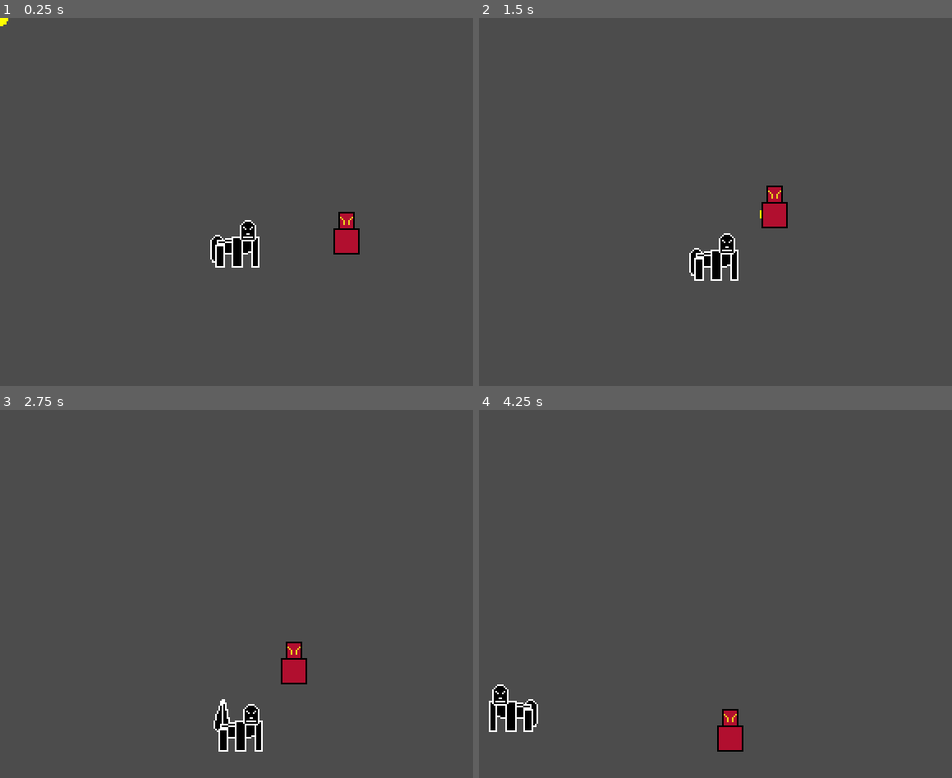
Above: before the commit, frames 1-4 (two rows, left to right).
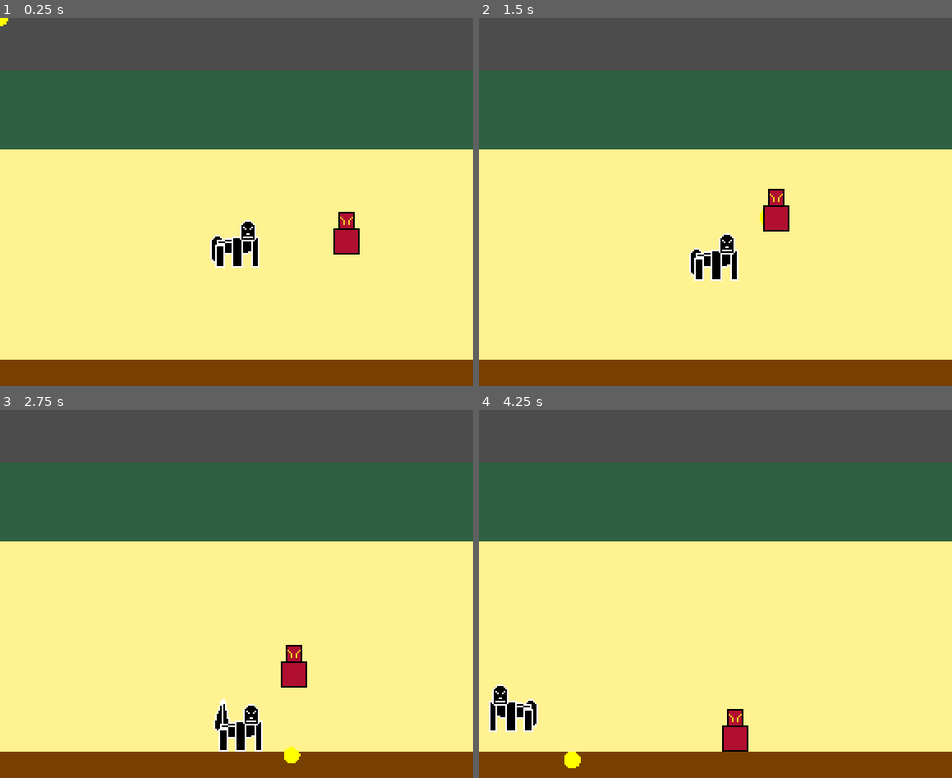
Above: after the commit, the same moments.

Repository: Galbenshire/Skongk---The-Skunk-Ape
Game: Godot game, scene res://game/Game.tscn
Two runs of this game, one before a commit and one after it. Both use one fixed random seed, a clock stepped at 60 frames per second and the inputs below. Before the commit the project has no main scene; this scene is started directly in both runs.
Inputs:
- Up to frame 1 (0.25 s): no input
- Up to frame 2 (1.5 s): tap Enter at 0.5 s; hold D (ui_right) 0.53-1.28 s; hold Q (skongk_punch) 0.53-1.28 s; tap Space at 1.25 s; hold S (ui_down) from 1.28 s (still down); tap Shift (skongk_run) at 1.35 s
- Up to frame 3 (2.75 s): release S (ui_down) at 2.03 s; hold D (ui_right) from 2.03 s (still down); hold E (skongk_skunk_move) from 2.03 s (still down)
- Up to frame 4 (4.25 s): release D (ui_right) at 2.78 s; release E (skongk_skunk_move) at 2.78 s; hold W (ui_up) 2.78-3.53 s; tap Q (skongk_punch) at 2.85 s; hold A (ui_left) from 3.53 s (still down); hold Shift (skongk_run) from 3.53 s (still down)

The runs differ from the first frame. In frame 1, 84% of the frame differs, in the area x 0-100%, y 14-100%; in frame 2, 85%; in frame 3, 84%; in frame 4, 84%.

Commit message:
- There is now a base attack state for the Enemy scene. 	It's expected to be overriden. - Added a background to the game. - Target updating is now a function in the Enemy scene. - Same for target offset updating.

Diff:
--- a/entities/enemies/Enemy.tscn
+++ b/entities/enemies/Enemy.tscn
@@ -1,10 +1,14 @@
-[gd_scene load_steps=4 format=2]
+[gd_scene load_steps=5 format=2]
 
 [ext_resource path="res://entities/enemies/enemy.gd" type="Script" id=1]
 [ext_resource path="res://entities/enemies/EnemyPlaceholder.png" type="Texture" id=2]
 
 [sub_resource type="RectangleShape2D" id=1]
 extents = Vector2( 8, 8 )
+
+[sub_resource type="Animation" id=2]
+resource_name = "attack"
+length = 0.02
 
 [node name="Enemy" type="KinematicBody2D"]
 collision_layer = 4
@@ -21,4 +25,15 @@
 process_mode = 0
 wait_time = 0.35
 autostart = true
+
+[node name="AttackTimer" type="Timer" parent="."]
+process_mode = 0
+wait_time = 4.0
+one_shot = true
+
+[node name="AnimationPlayer" type="AnimationPlayer" parent="."]
+playback_process_mode = 0
+anims/attack = SubResource( 2 )
 [connection signal="timeout" from="TargetUpdater" to="." method="_on_TargetUpdater_timeout"]
+[connection signal="timeout" from="AttackTimer" to="." method="_on_AttackTimer_timeout"]
+[connection signal="animation_finished" from="AnimationPlayer" to="." method="_on_AnimationPlayer_animation_finished"]
--- a/entities/enemies/enemy.gd
+++ b/entities/enemies/enemy.gd
@@ -1,14 +1,22 @@
 extends KinematicBody2D
+"""
+This represents a character trying to encounter the Skunk Ape.
+Their behaviour might vary, but generally they'll try to move to a location around Skongk,
+attempting an attack every interval.
+"""
 
 enum States {GO_TO_TARGET, IDLE, ATTACK}
 
 export (float) var move_speed : float = 60.0
+export (Vector2) var base_target_offset : Vector2
+export (Vector2) var offset_variance : Vector2
+export (bool) var face_target : bool = true
 
 var current_state : int = States.GO_TO_TARGET
 
 var _skongk_ref : KinematicBody2D
 var _target : Vector2
-var _target_y_offset : float = 0.0
+var _target_offset : Vector2
 var _target_updates : int = 0
 
 func _ready() -> void:
@@ -16,9 +24,9 @@
 	if !_skongk_ref:
 		_target = position
 		$TargetUpdater.stop()
-
-	randomize()
-	_target_y_offset = rand_range(-32.0, 32)
+	else:
+		_update_target_offset()
+	$AttackTimer.start()
 
 func _draw() -> void:
 	draw_circle(to_local(_target), 5, Color.yellow)
@@ -39,15 +47,39 @@
 			if position.distance_to(_target) > 32.0:
 				current_state = States.GO_TO_TARGET
 
+func _update_target() -> void:
+	var new_offset = _target_offset
+	if face_target:
+		new_offset.x *= _skongk_ref.current_direction
+
+	_target = _skongk_ref.position + new_offset
+
+func _update_target_offset() -> void:
+	_target_offset = base_target_offset
+	_target_offset.x += rand_range(-offset_variance.x, offset_variance.x)
+	_target_offset.y += rand_range(-offset_variance.y, offset_variance.y)
+
 func _get_skongk_reference() -> void:
 	var skongk_group = get_tree().get_nodes_in_group("skongk")
 	if !skongk_group.empty():
 		_skongk_ref = skongk_group[0]
 
 func _on_TargetUpdater_timeout():
-	_target = _skongk_ref.position + Vector2(32 * _skongk_ref.current_direction, _target_y_offset)
+	_update_target()
 	if _target_updates >= 4:
-		_target_y_offset = rand_range(-32.0, 32)
+		_update_target_offset()
 		_target_updates = 0
 	else:
 		_target_updates += 1
+
+func _on_AttackTimer_timeout():
+	current_state = States.ATTACK
+	$TargetUpdater.stop()
+	$AnimationPlayer.play("attack")
+	print("Enemy is attacking")
+
+func _on_AnimationPlayer_animation_finished(anim_name : String) -> void:
+	if anim_name == "attack":
+		current_state = States.IDLE
+		$TargetUpdater.start()
+		$AttackTimer.start()
--- a/game/Game.tscn
+++ b/game/Game.tscn
@@ -1,7 +1,9 @@
-[gd_scene load_steps=5 format=2]
+[gd_scene load_steps=7 format=2]
 
-[ext_resource path="res://entities/skongk/Skongk.tscn" type="PackedScene" id=1]
-[ext_resource path="res://entities/enemies/Enemy.tscn" type="PackedScene" id=2]
+[ext_resource path="res://game/game.gd" type="Script" id=1]
+[ext_resource path="res://game/GameBackground.png" type="Texture" id=2]
+[ext_resource path="res://entities/skongk/Skongk.tscn" type="PackedScene" id=3]
+[ext_resource path="res://entities/enemies/Enemy.tscn" type="PackedScene" id=4]
 
 [sub_resource type="RectangleShape2D" id=1]
 extents = Vector2( 144, 8 )
@@ -10,17 +12,25 @@
 extents = Vector2( 8, 64 )
 
 [node name="Game" type="Node"]
+script = ExtResource( 1 )
 
 [node name="Playfield" type="Node2D" parent="."]
 
+[node name="GameBackground" type="Sprite" parent="Playfield"]
+position = Vector2( 144, 128 )
+texture = ExtResource( 2 )
+
 [node name="Entities" type="YSort" parent="Playfield"]
+editor/display_folded = true
 
-[node name="Skongk" parent="Playfield/Entities" instance=ExtResource( 1 )]
+[node name="Skongk" parent="Playfield/Entities" instance=ExtResource( 3 )]
 position = Vector2( 144, 144 )
 run_multiplier = 2.0
 
-[node name="Enemy" parent="Playfield/Entities" instance=ExtResource( 2 )]
+[node name="Enemy" parent="Playfield/Entities" instance=ExtResource( 4 )]
 position = Vector2( 224, 144 )
+base_target_offset = Vector2( 32, 0 )
+offset_variance = Vector2( 0, 32 )
 
 [node name="Boundaries" type="StaticBody2D" parent="Playfield"]
 editor/display_folded = true
--- /dev/null
+++ b/game/game.gd
@@ -0,0 +1,4 @@
+extends Node
+
+func _ready():
+	randomize()
--- a/project.godot
+++ b/project.godot
@@ -16,6 +16,7 @@
 [application]
 
 config/name="Skongk"
+run/main_scene="res://game/Game.tscn"
 config/icon="res://icon.png"
 
 [display]
--- /dev/null
+++ b/ui/hud/HUD.tscn
@@ -0,0 +1,7 @@
+[gd_scene format=2]
+
+[node name="HUD" type="ColorRect"]
+margin_right = 288.0
+margin_bottom = 32.0
+rect_min_size = Vector2( 288, 32 )
+color = Color( 0, 0, 0, 1 )
Binary file added: game/GameBackground.png
